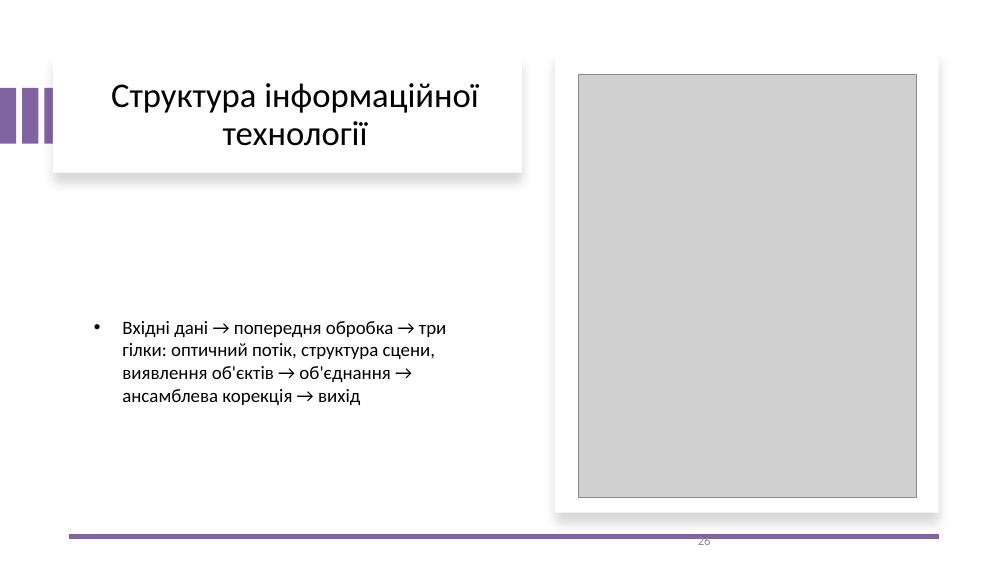
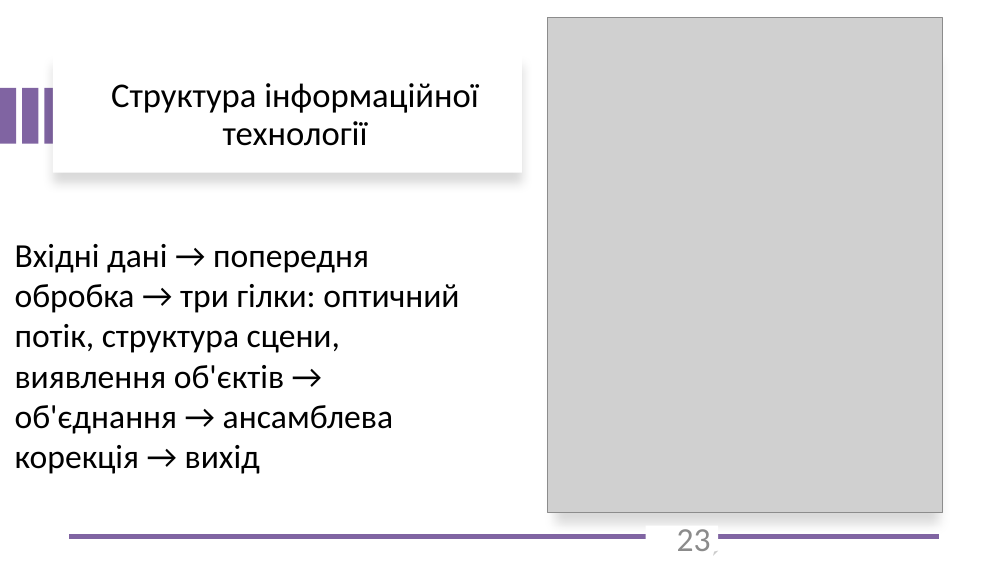
Before and after one commit to ly0wenka/dis_f, a slide deck: slide 23 of dissertation_Kondratov_slides.pptx (slide 26 before the commit). Drawn at 1008x567 pixels with LibreOffice and Linux fonts; fonts in the diff are those of the drawing; grey boxes stand for pictures. Boxes give left, top, right and bottom in pixels: in the first picture for what was removed or moved away, otherwise in the second. Text is boxed around its words. In the diff, an @@ line names an element or a change of style, - is before the commit and + after.

```diff
--- a/dissertation_Kondratov_slides.pptx
+++ b/dissertation_Kondratov_slides.pptx
@@ picture: place and size @@
-picture at bbox=[579, 75, 917, 498]
+picture at bbox=[548, 17, 943, 513]
@@ text "Вхідні дані → попередня обробка ...": place and size @@
-text "Вхідні дані → попередня обробка ..." at bbox=[122, 321, 446, 405]
+text "Вхідні дані → попередня обробка ..." at bbox=[15, 244, 459, 474]
@@ text "Вхідні дані → попередня обробка ..." at bbox=[15, 244, 459, 474]: size 18 to 32 pt; more space between paragraphs @@
@@ page number added at bbox=[646, 526, 718, 556], fill #FFFFFF, outline #000000 2 pt, 32 pt, text #8C8C8C @@
+23
@@ page number removed at bbox=[698, 535, 711, 545] @@
-26
```
Also in this commit, not shown: 34 other slides changed, 6 slides removed.
